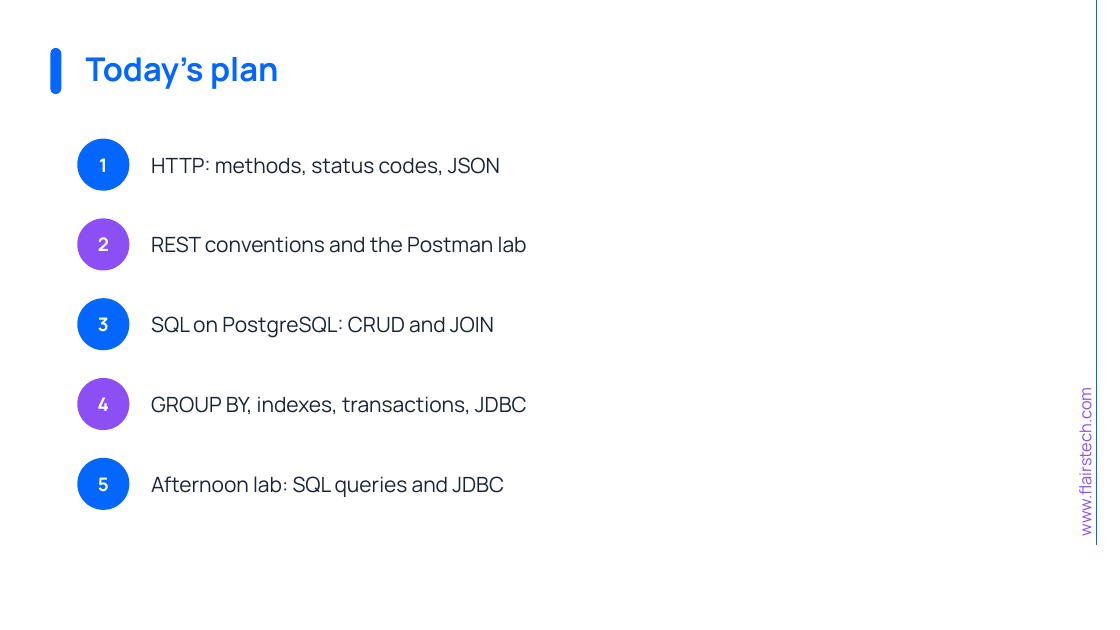
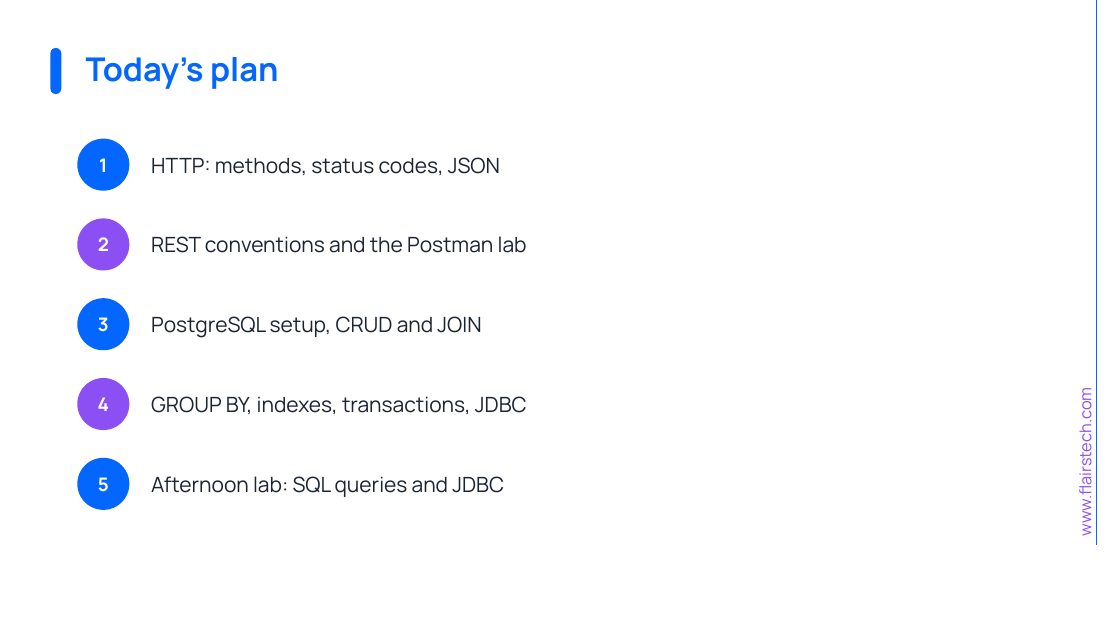
Before and after one commit to muhammedkamal/java-spring-bootcamp, a slide deck: slide 2 of files/Session08_HTTP_REST_and_SQL.pptx. Drawn at 1120x630 pixels with LibreOffice and Linux fonts; fonts in the diff are those of the drawing; background and template pictures are left out. Boxes give left, top, right and bottom in pixels: in the first picture for what was removed or moved away, otherwise in the second. Text is boxed around its words. In the diff, an @@ line names an element or a change of style, - is before the commit and + after.

Commit message:
Add Session 8 Postman demo collection, PostgreSQL setup slides and web DB tools
- Postman collection for HttpBasics (local) and JSONPlaceholder, with status tests
- HttpBasics: serve mode for Postman and a 400 for POST without a title
- compose.yaml: Adminer on 8081 and pgAdmin on 5050 with the shop server preregistered
- Deck: five slides on Docker setup, psql, web tools, native install and troubleshooting

```diff
--- a/files/Session08_HTTP_REST_and_SQL.pptx
+++ b/files/Session08_HTTP_REST_and_SQL.pptx
@@ text at bbox=[151, 316, 481, 338]: text changed @@
-SQL on PostgreSQL: CRUD and JOIN
+PostgreSQL setup, CRUD and JOIN
```
Also in this commit, not shown: 1 other slide changed, 5 slides added, 5 other files.
